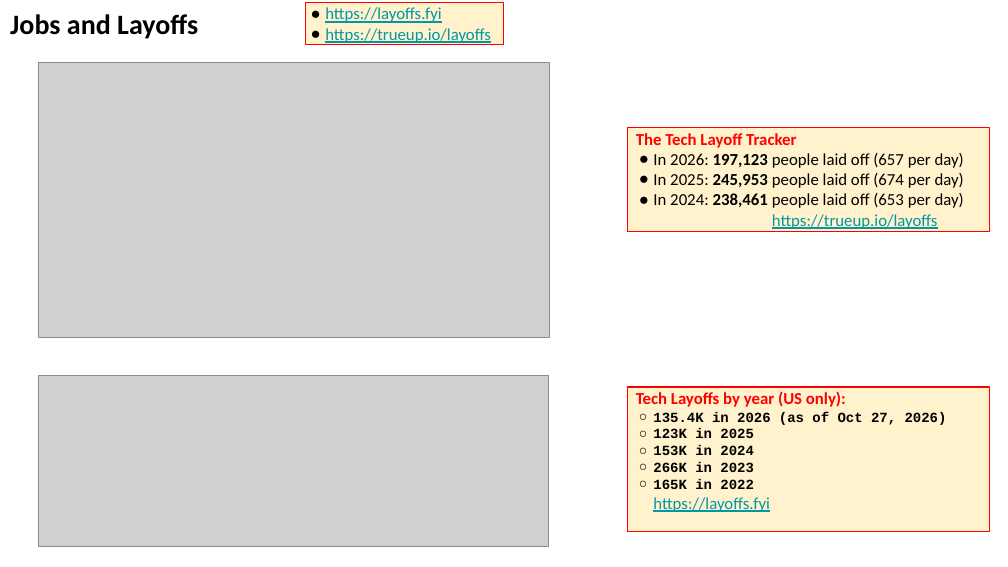
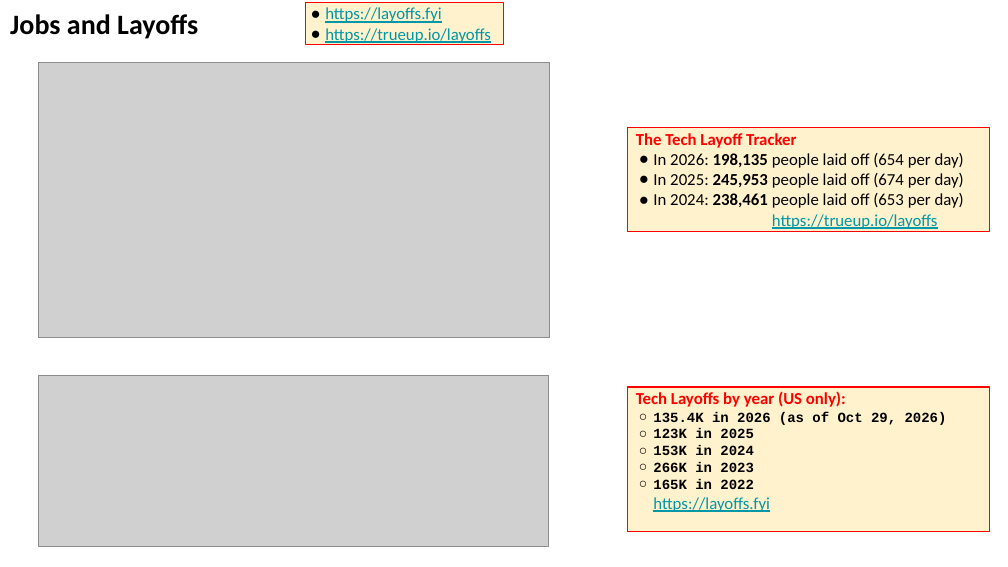
Before and after one commit to lselector/seminar, a slide deck: slide 24 of 2026/2026-10-30-AI-News.pptx (slide 17 before the commit). Drawn at 1008x567 pixels with LibreOffice and Linux fonts; fonts in the diff are those of the drawing; grey boxes stand for pictures. Boxes give left, top, right and bottom in pixels: in the first picture for what was removed or moved away, otherwise in the second. Text is boxed around its words. In the diff, an @@ line names an element or a change of style, - is before the commit and + after.

```diff
--- a/2026/2026-10-30-AI-News.pptx
+++ b/2026/2026-10-30-AI-News.pptx
@@ text in rectangle at (x1=653, y1=153, x2=964, y2=168): text changed @@
-● In 2026: 197,123 people laid off (657 per day)
+● In 2026: 198,135 people laid off (654 per day)
@@ text in rectangle at (x1=653, y1=412, x2=947, y2=425): text changed @@
-  ○ 135.4K in 2026 (as of Oct 27, 2026)
+  ○ 135.4K in 2026 (as of Oct 29, 2026)
```
Also in this commit, not shown: 12 other slides changed, 7 slides added, 5 slides removed.
